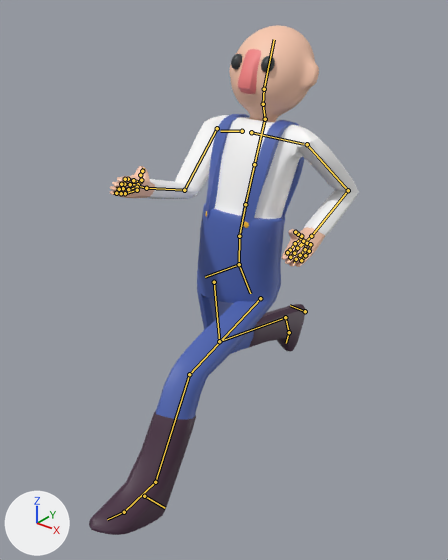
One commit to the Blender file models/farmer.blend: the scene before it, then after it.
Rendered twice from a 50 mm lens placed at (1.125, -1.473, 1.632), pointed at (0.014, -0.085, 0.771). Lighting does not change. The marker at lower left points along +X, +Y and +Z. Both versions are drawn at frame 11 of the action 'run'; the numbers are the values there. The bones that bend it are drawn over the model as lines.

Names of what the first picture shows: 'Farmer', 'Suspenders'.
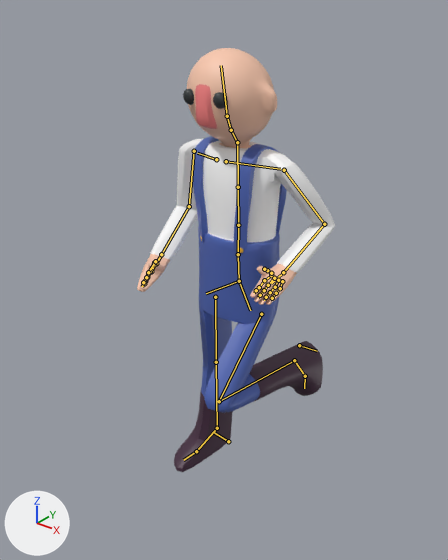
What differs and where, as boxes [x1, y1, x2, y2] in the pictures (448 x 560 px):
'Farmer', posed (27% narrower, 17% shorter): before [89, 25, 359, 535]; after [137, 48, 335, 472]
'Suspenders', posed: before [206, 114, 304, 230]; after [192, 137, 287, 255]
bone 'spine', root to tip: before (239, 264) to (239, 236); after (239, 281) to (238, 254)
bone 'spine.001', root to tip: before (239, 236) to (245, 204); after (238, 254) to (238, 225)
bone 'spine.002', root to tip: before (245, 204) to (254, 164); after (238, 225) to (238, 187)
bone 'spine.004', root to tip: before (265, 119) to (263, 104); after (237, 142) to (231, 130)
bone 'upper_arm.L', root to tip: before (307, 144) to (348, 190); after (284, 170) to (324, 224)
bone 'forearm.L', root to tip: before (348, 190) to (311, 236); after (324, 224) to (283, 272)
bone 'upper_arm.R', root to tip: before (217, 128) to (184, 190); after (194, 151) to (189, 206)
bone 'forearm.R', root to tip: before (184, 190) to (146, 188); after (189, 206) to (161, 254)
bone 'thigh.L', root to tip: before (260, 298) to (189, 374); after (261, 314) to (219, 401)
bone 'shin.L', root to tip: before (189, 374) to (155, 482); after (219, 401) to (294, 360)
bone 'thigh.R', root to tip: before (214, 282) to (219, 341); after (215, 297) to (216, 362)
bone 'shin.R', root to tip: before (219, 341) to (285, 317); after (216, 362) to (217, 428)

The change in detail:
Bone 'spine' (bone_spine) moves from (-0.001, 0.102, -0.01) to (0.0, 0.018, -0.002).
Bone 'spine' (bone_spine) turns from (-5, 0, 0) to (-1, 0, 0) degrees about its own x, y and z.
Bone 'spine.001' (bone_spine_001) turns from (-9, -1, 1) to (-1, -1, 1) degrees about its own x, y and z.
Bone 'spine.002' (bone_spine_002) turns from (0, 0, 0) to (3, 0, 1) degrees about its own x, y and z.
Bone 'spine.004' (bone_spine_004) turns from (0, 0, 0) to (5, 0, 0) degrees about its own x, y and z.
Bone 'upper_arm.L' (bone_upper_arm_l) turns from (-44, 24, -93) to (-19, 34, -84) degrees about its own x, y and z.
Bone 'forearm.L' (bone_forearm_l) turns from (83, -2, 18) to (72, -1, 19) degrees about its own x, y and z.
Bone 'upper_arm.R' (bone_upper_arm_r) turns from (27, -23, 74) to (6, -50, 74) degrees about its own x, y and z.
Bone 'forearm.R' (bone_forearm_r) turns from (84, 4, -1) to (47, 10, -16) degrees about its own x, y and z.
Bone 'thigh.L' (bone_thigh_l) turns from (-63, 6, -14) to (-33, 12, -8) degrees about its own x, y and z.
Bone 'shin.L' (bone_shin_l) turns from (40, -14, -1) to (114, -8, -6) degrees about its own x, y and z.
Bone 'thigh.R' (bone_thigh_r) turns from (14, -3, 1) to (3, -4, -1) degrees about its own x, y and z.
Bone 'shin.R' (bone_shin_r) turns from (64, 5, -2) to (-4, 9, 1) degrees about its own x, y and z.
